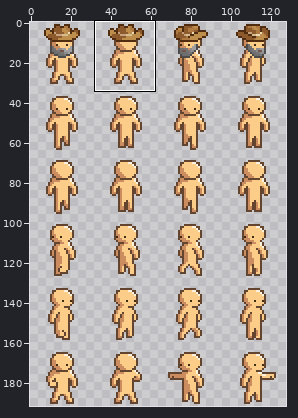
Pixel-art file, stored at Assets/Content/Races/human_light/human_light.ase. The picture above shows the old version from afar; the outline marks the close-up.
Close-up. Before the commit:
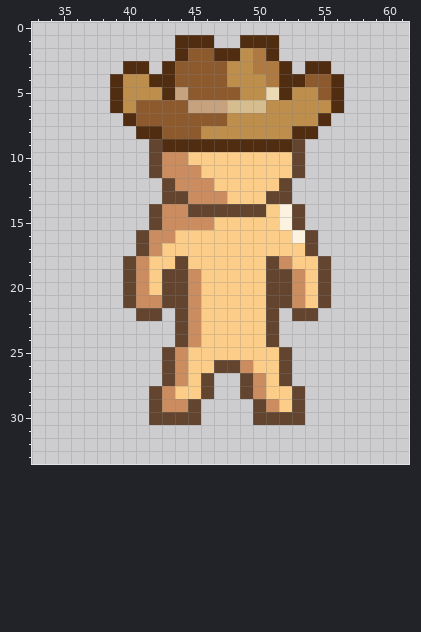
128x192 pixels, 1 frame. Shown: x 33..61, y 0..33. The commit also changed other parts of the picture, which this record leaves out.
Once edited:
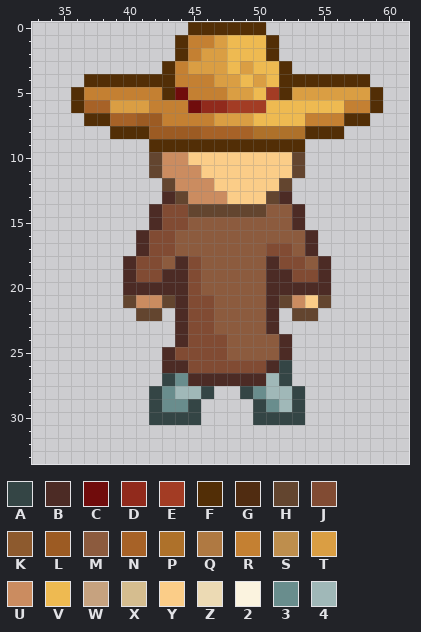
Palette (. is transparent): A #344545  B #4c2b25  C #700c0c  D #912a1c  E #a33c24  F #522e06  G #502c11  H #63452f  J #814b33  K #8d5a2e  L #9c5b23  M #8c5b3e  N #a76227  P #ae712a  Q #af7942  R #c48032  S #be8e4d  T #da9e43  U #cb8c60  V #eeba51  W #c6a27f  X #d5bd8f  Y #fbcd88  Z #ecdab4  2 #fbf3df  3 #698d8d  4 #a0b8b8
Changes in this commit:
layer "Body" added
layer "Body Detail" added
layer "Jeans" added
layer "Duster" added
layer "Straw Hat" added
layer "Layer" removed
layer "Layer 1" removed
layer "Layer 3" removed
@@ x 33..61 @@
- 0 .............................
- 1 ...........GGG..GGG..........
- 2 ...........GKKGGSQG..........
- 3 .......GG.GKKKKSSQQG.GG......
- 4 ......GSSGGKKKKSSSQGGKKG.....
- 5 ......GSSSGWKKKKSSZGSSKG.....
- 6 ......GSKKKKWWWXXXSSSSSG.....
- 7 .......GKKKKKKKSSSSSSSG......
- 8 ........GGKKKSSSSSSSGG.......
- 9 .........HGGGGGGGGGGH........
+ 0 ............FFFFFF...........
+ 1 ...........FRRTVVVF..........
+ 2 ...........FRTTVVVF..........
+ 3 ..........FRTTTVTVVF.........
+ 4 ....FFFFFFFRRRTTVTVFFFFFFF...
+ 5 ...FRRRRRRFCRRRTTVEFTTTTTTF..
+ 6 ...FNNTTTRRRCDDEEEVVVVVVRRF..
+ 7 ....FFNNLLRRRRTTTVVVVRRRFF...
+ 8 ......FFFLLLLNNNNPPPPFFF.....
+ 9 .........FFFFFFFFFFFF........
 10 .........HUUYYYYYYYYH........
@@ x 38..57 @@
 12 .....HUUUYYYYYH.....
-13 .....HHUUUYYYHH.....
-14 ....HUUHHHHHHY2H....
-15 ....HUUUUYYYYY2H....
-16 ...HUUYYYYYYYYY2H...
-17 ...HUYYYYYYYYYYYH...
-18 ..HUYYHYYYYYYHUYYH..
-19 ..HUYHHUYYYYYHHUYH..
-20 ..HUYHHUYYYYYHHUYH..
-21 ..HUUHHUYYYYYHHUYH..
-22 ...HH.HUYYYYYH.HH...
-23 ......HUYYYYYH......
-24 ......HUYYYYYH......
-25 .....HUYYYYYYYH.....
-26 .....HUYYHHUYYH.....
-27 .....HUYH..HUYH.....
-28 ....HUYYH..HUYYH....
-29 ....HUUH....HUYH....
-30 ....HHHH....HHHH....
+13 .....BHUUUYYYHB.....
+14 ....BJJHHHHHHMMB....
+15 ....BJJMMMMMMMMB....
+16 ...BJJMMMMMMMMMMB...
+17 ...BJJMMMMMMMJJMB...
+18 ..BJJMBJMMMMMBJJMB..
+19 ..BJJBBJMMMMMBBJJB..
+20 ..BBBBBJMMMMMBBBBB..
+21 ..HUUHBJJMMMMBHUYH..
+22 ...HH.BJJMMMMB.HH...
+23 ......BJJMMMMB......
+24 ......BJJJMMMMB.....
+25 .....BJJJJMMMMB.....
+26 .....BBJJJJJJBA.....
+27 .....A3BBBBBB4A.....
+28 ....A344A..A344A....
+29 ....A33A....A34A....
+30 ....AAAA....AAAA....
 31 ....................
Pixel boxes of the changes (left, top, right, bottom) in both close-ups:
changed: (71, 22, 383, 425)
